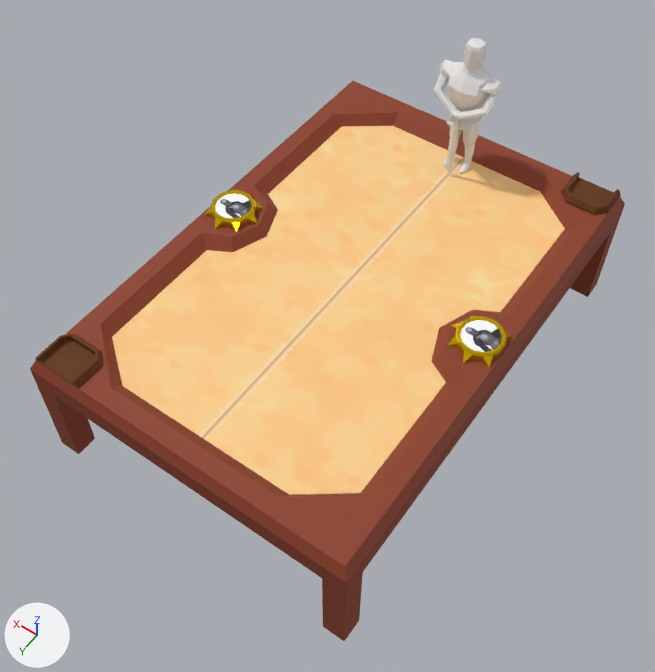
The Blender file blender_projects/judge.blend: old version first, new version second.
Rendered twice from a camera (50 mm lens) standing at (-28.0, 42.4, 68.3) and looking at (-1.1, 4.6, 9.0). Every picture has the same lights, and +X, +Y and +Z are marked at lower left. The older version comes first.

Names of what the first picture shows: 'body', 'deck_slot_back', 'deck_slot_front', 'elevation', 'emblem_1', 'emblem_2', 'sword', 'table'.
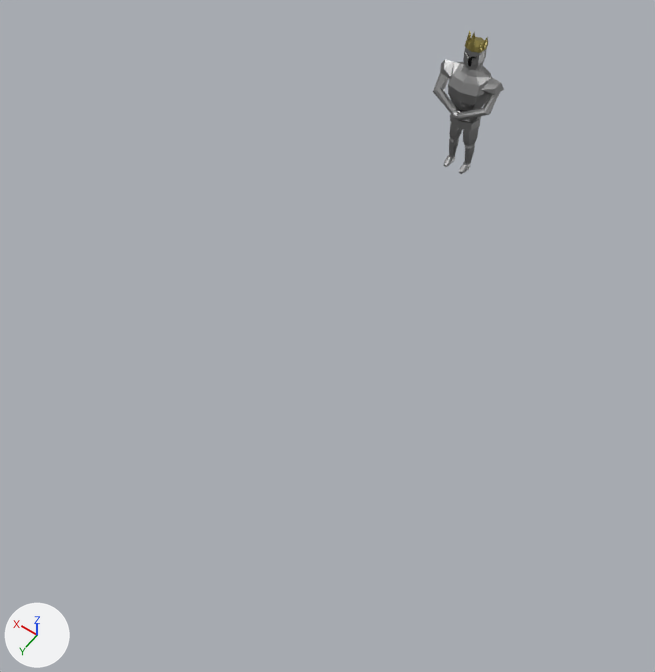
The newer file is also turned or shifted as a whole; pictures and numbers use the older file's frame.

Boxes (x1, y1, x2, y2) around the edits, measured in the pictures (655 x 672 px):
'table', deleted: before (30, 126, 624, 641)
    faces in mat_board_surface (picture img_table_surface): (112, 126, 565, 495)
    faces in mat_wood (brown #8d3e24): (30, 206, 624, 641)
'elevation', deleted (brown): before (30, 81, 625, 583)
'body', reshaped: before (433, 38, 504, 174); after (433, 31, 504, 174)
'deck_slot_front', deleted (brown): before (36, 334, 102, 389)
'emblem_2', deleted: before (447, 315, 513, 368)
    faces in mat_emblem_gold (yellow #e7c400): (447, 315, 513, 368)
    faces in mat_player_icon_back (picture img_default_opponent_frame): (461, 320, 501, 352)
'emblem_1', deleted: before (204, 190, 264, 232)
    faces in mat_emblem_gold (yellow #e7c400): (204, 190, 264, 232)
    faces in mat_player_icon_front (picture img_default_opponent_frame): (215, 193, 251, 218)
'deck_slot_back', deleted (brown): before (561, 172, 621, 215)
'sword', hidden: before (446, 118, 464, 174)
part 1 of me_body, built on: before (463, 38, 487, 70); after (463, 31, 488, 70)
part 2 of me_body, recoloured (white to grey): (433, 48, 504, 174) in both
part 3 of me_body, recoloured: (455, 105, 477, 122) in both

The change in detail:
Material 'crown_gold' (mat_crown_gold) is new.
Its base color is (0.371, 0.31, 0.0922) (yellow #a49756).
Its metallic is 0.8.
Its roughness is 0.3.
Material 'armor_metal' (mat_armor_metal) is new.
Its base color is (0.352, 0.352, 0.352) (grey #a0a0a0).
Its metallic is 1.0.
Its roughness is 0.4.
Material 'lower_armor_metal' (mat_lower_armor_metal) is new.
Its base color is (0.149, 0.149, 0.149) (dark grey #6c6c6c).
Its metallic is 0.8.
Its roughness is 0.4.
Material 'helmet_shadow' (mat_helmet_shadow) is new.
Its base color is (0.0, 0.0, 0.0) (black #000000).
Its roughness is 1.0.
me_body is used by ob_body; location (0.0, -18.1, 19.9).
me_body had 414 vertices, 412 faces and spanned x -3.1..3.1, y -1.36..2.4, z -8.9..4.23.
me_body now has 542 vertices, 538 faces and spans x -3.1..3.1, y -1.36..2.4, z -8.9..5.02.
Part 1, on me_body:
4 vertices are removed from x 0.0, y 0.02..0.96, z 2.1..4.23.
24 faces are deleted.
7 vertices move from x -0.72..0.72, y -0.7..0.53, z 4.06 to x -0.9..0.9, y -0.89..0.66, z 3.79..3.81.
99 vertices are added at x -0.91..0.89, y -0.74..0.94, z 2.11..5.02.
19 new vertices lie (0.0, 0.0, 0.18) away from vertices in x -0.77..0.78, y -0.67..0.6, z 3.8..4.16.
9 new vertices lie (0.0, 0.14, -0.08) away from vertices in x -0.52..0.52, y 0.6..0.79, z 2.61..3.36.
5 new vertices lie (0.01, 0.0, 0.23) away from vertices in x 0.7..0.84, y -0.22..0.26, z 3.8..4.16.
20 new faces join them, mat_armor_metal (grey #a0a0a0).
126 new faces join them, mat_crown_gold (yellow #a49756).
4 new faces join them, mat_helmet_shadow (black #000000).
me_body part 2: 380 faces spanning x -3.1..3.1, y -1.36..2.4, z -8.9..3.73 switch from no material to mat_armor_metal (grey #a0a0a0).
me_body part 3: 8 faces spanning x -1.22..1.22, y -1.01..1.22, z -3.22..-1.89 switch from no material to mat_lower_armor_metal (dark grey #6c6c6c).
me_body gains material mat_helmet_shadow (black #000000).
me_body gains material mat_crown_gold (yellow #a49756).
Object 'emblem_1' (ob_emblem_1) is deleted.
Object 'emblem_2' (ob_emblem_2) is deleted.
Object 'table' (ob_table) is deleted.
Object 'elevation' (ob_elevation) is deleted.
Object 'deck_slot_front' (ob_deck_slot_front) is deleted.
Object 'deck_slot_back' (ob_deck_slot_back) is deleted.
Object 'sword' (ob_sword) is now hidden.
